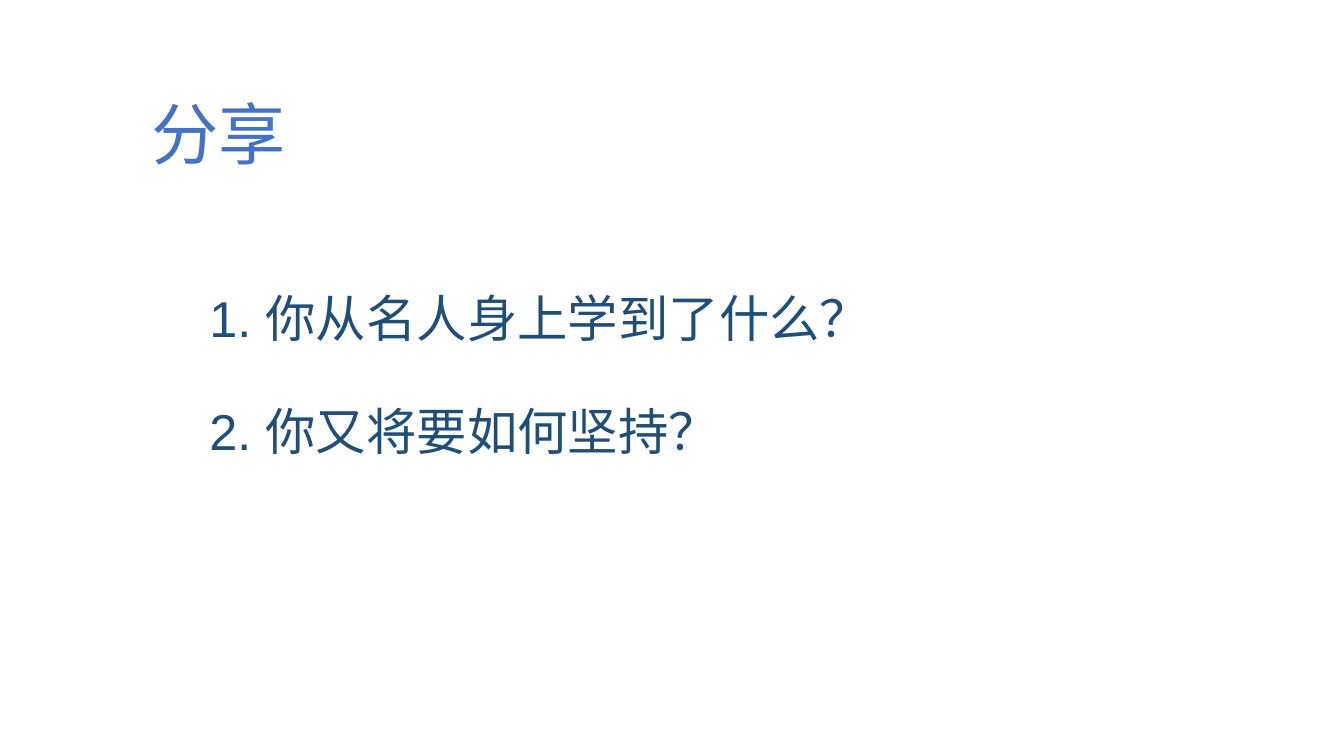
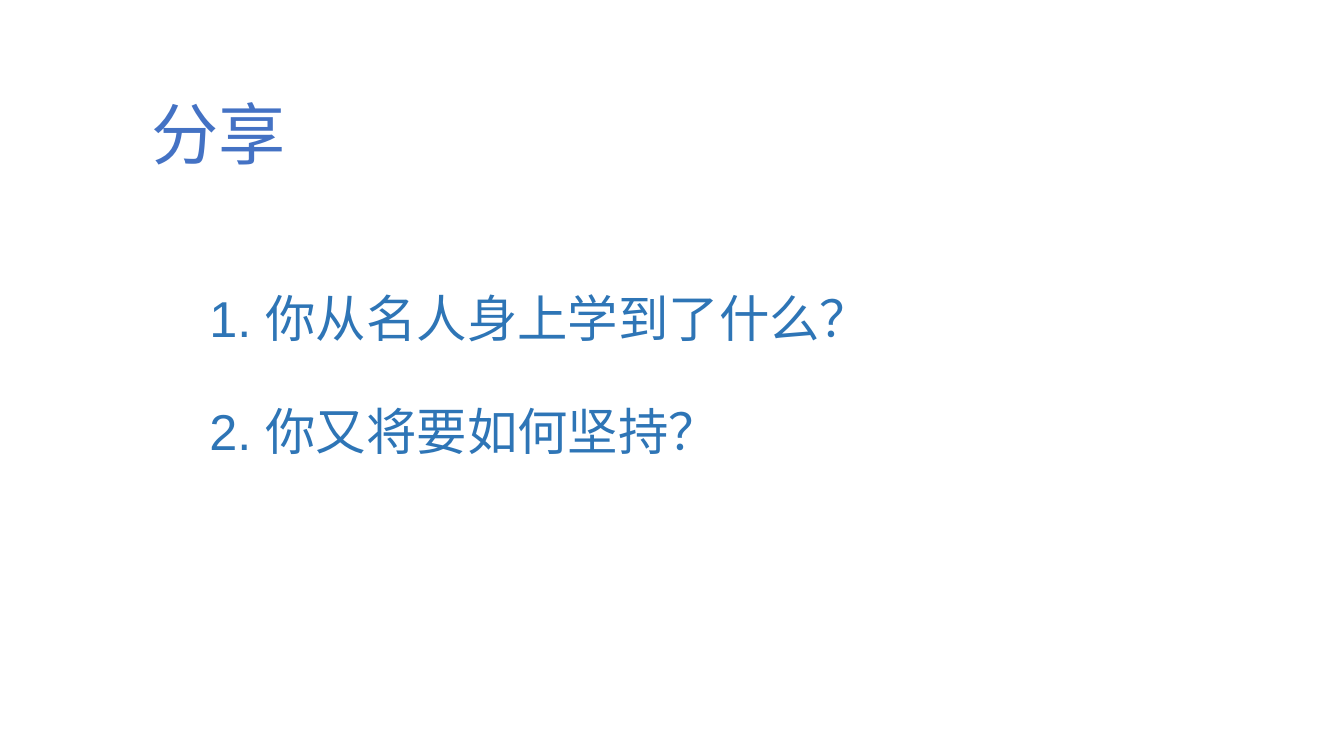
Before and after one commit to jeefies/ppt, a slide deck: slide 14 of 坚持.pptx. Drawn at 1344x756 pixels with LibreOffice and Linux fonts; fonts in the diff are those of the drawing. Boxes give left, top, right and bottom in pixels: in the first picture for what was removed or moved away, otherwise in the second. Text is boxed around its words. In the diff, an @@ line names an element or a change of style, - is before the commit and + after.

```diff
--- a/坚持.pptx
+++ b/坚持.pptx
@@ text "1. 你从名人身上学到了什么？" at [209,294,870,454]: text colour #1F4E79 to #2E75B6 @@
```
Also in this commit, not shown: 2 other slides changed, 1 slide added, 1 slide removed.
